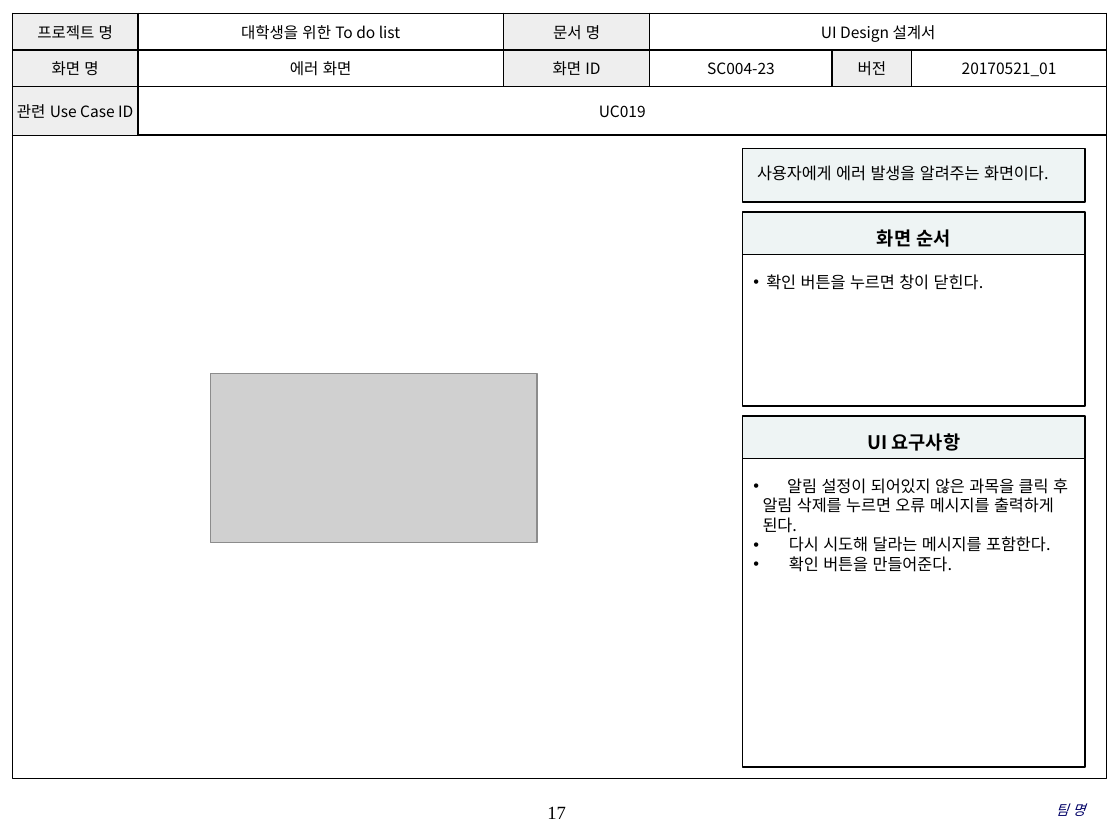
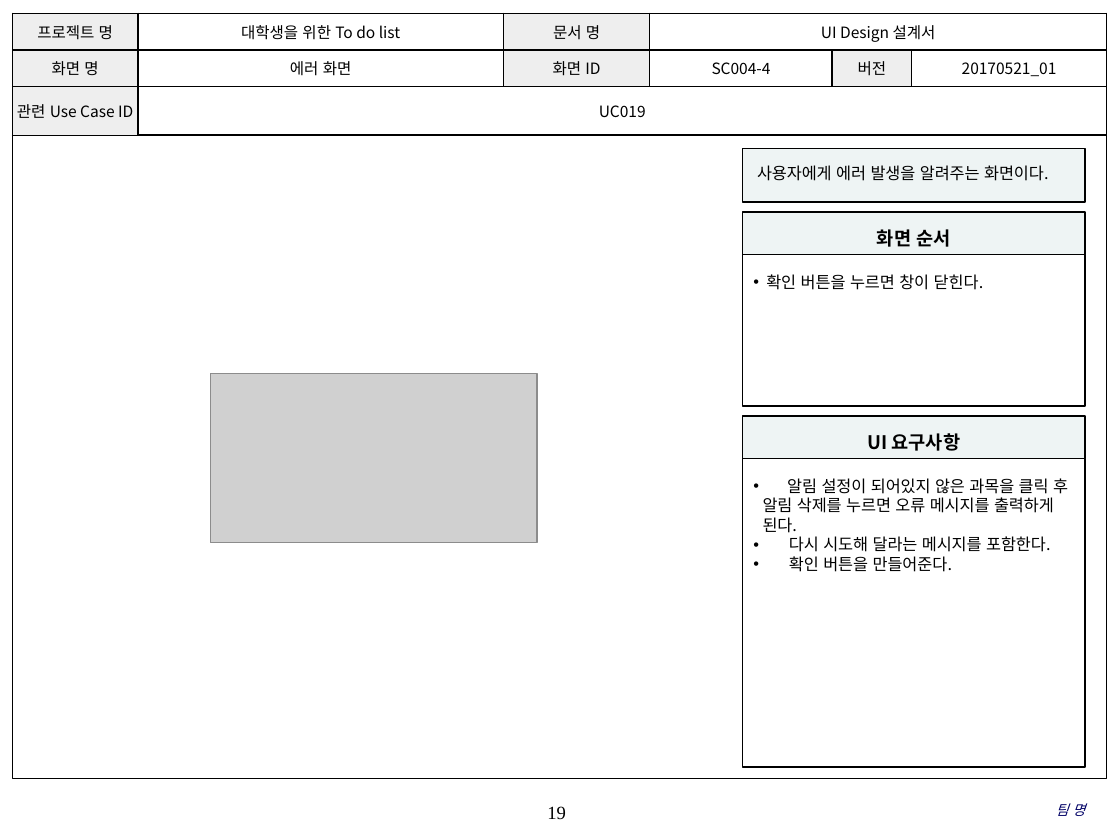
Before and after one commit to SE-admin/SE2017_4_tuna, a slide deck: slide 19 of doc/3_ 설계서/UI Design 설계서.pptx (slide 17 before the commit). Drawn at 1120x840 pixels with LibreOffice and Linux fonts; fonts in the diff are those of the drawing; grey boxes stand for pictures; background and template pictures are left out. Boxes give left, top, right and bottom in pixels: in the first picture for what was removed or moved away, otherwise in the second. Text is boxed around its words. In the diff, an @@ line names an element or a change of style, - is before the commit and + after.

```diff
--- a/doc/3_ 설계서/UI Design 설계서.pptx
+++ b/doc/3_ 설계서/UI Design 설계서.pptx
@@ table at bbox=[12, 13, 1107, 129] @@
-row 2, column 4: SC004-23
+row 2, column 4: SC004-4
@@ page number at bbox=[547, 806, 566, 820]: text changed @@
-17
+19
```
Also in this commit, not shown: 12 other slides changed, 2 slides added.
